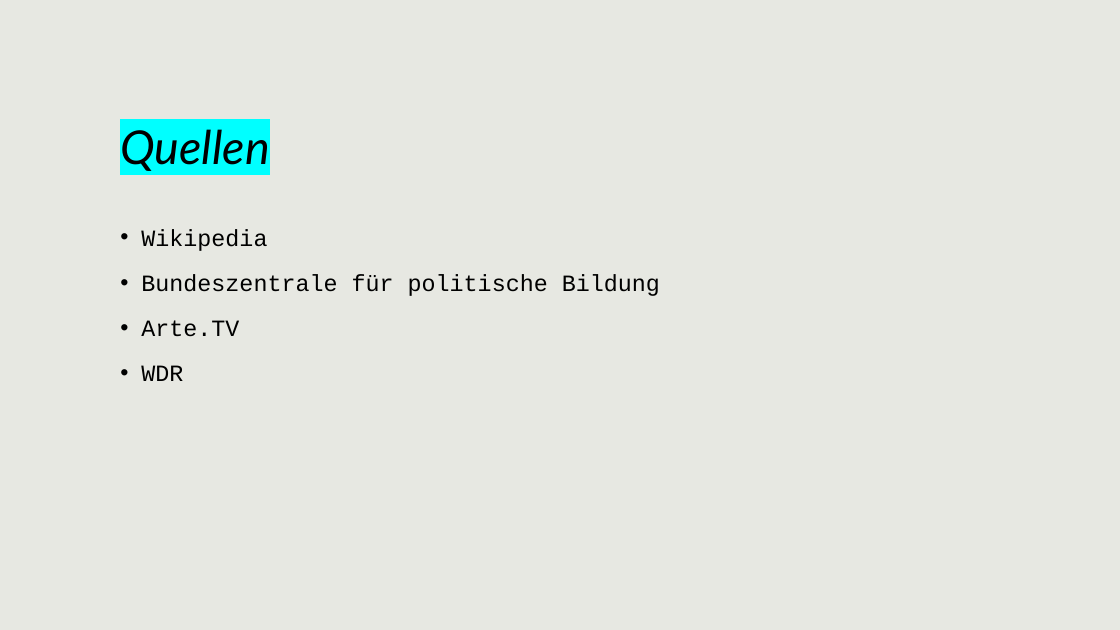
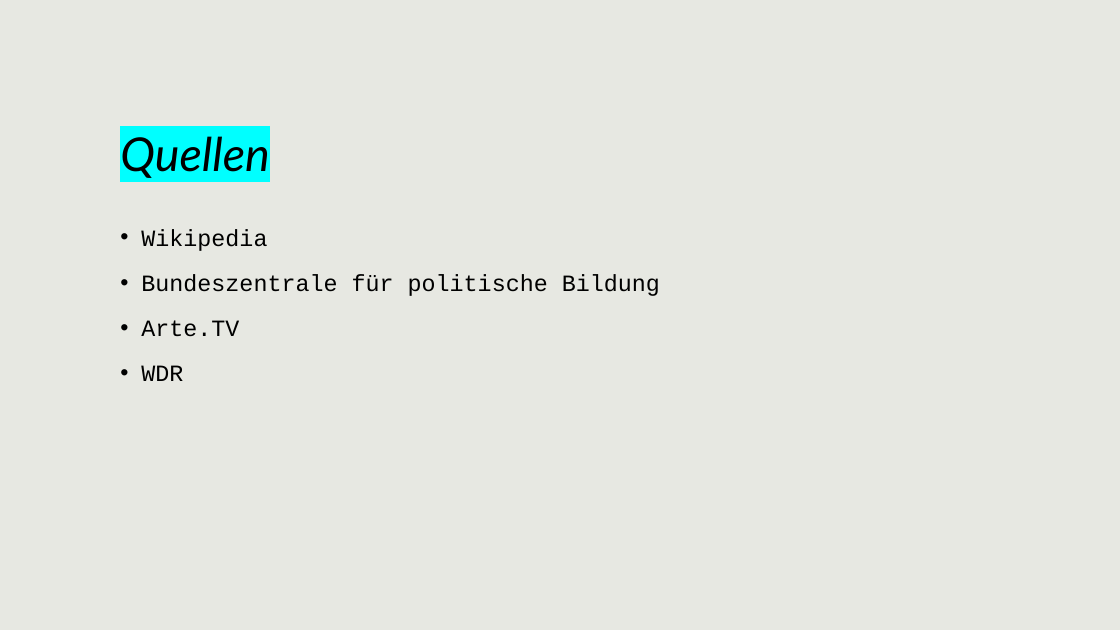
Before and after one commit to APHs-Archive/Lernmaterial, a slide deck: slide 12 of 2. Lehrjahr/PuG/Religiöser Extremismus/Präsentation.pptx. Drawn at 1120x630 pixels with LibreOffice and Linux fonts; fonts in the diff are those of the drawing. Boxes give left, top, right and bottom in pixels: in the first picture for what was removed or moved away, otherwise in the second. Text is boxed around its words. In the diff, an @@ line names an element or a change of style, - is before the commit and + after.

```diff
--- a/2. Lehrjahr/PuG/Religiöser Extremismus/Präsentation.pptx
+++ b/2. Lehrjahr/PuG/Religiöser Extremismus/Präsentation.pptx
@@ text "Quellen" moved from (x1=120, y1=129, x2=270, y2=171) to (x1=120, y1=136, x2=270, y2=178) @@
@@ text "Quellen" at (x1=120, y1=136, x2=270, y2=178): vertical alignment bottom to top @@
```
Also in this commit, not shown: 3 other files.
